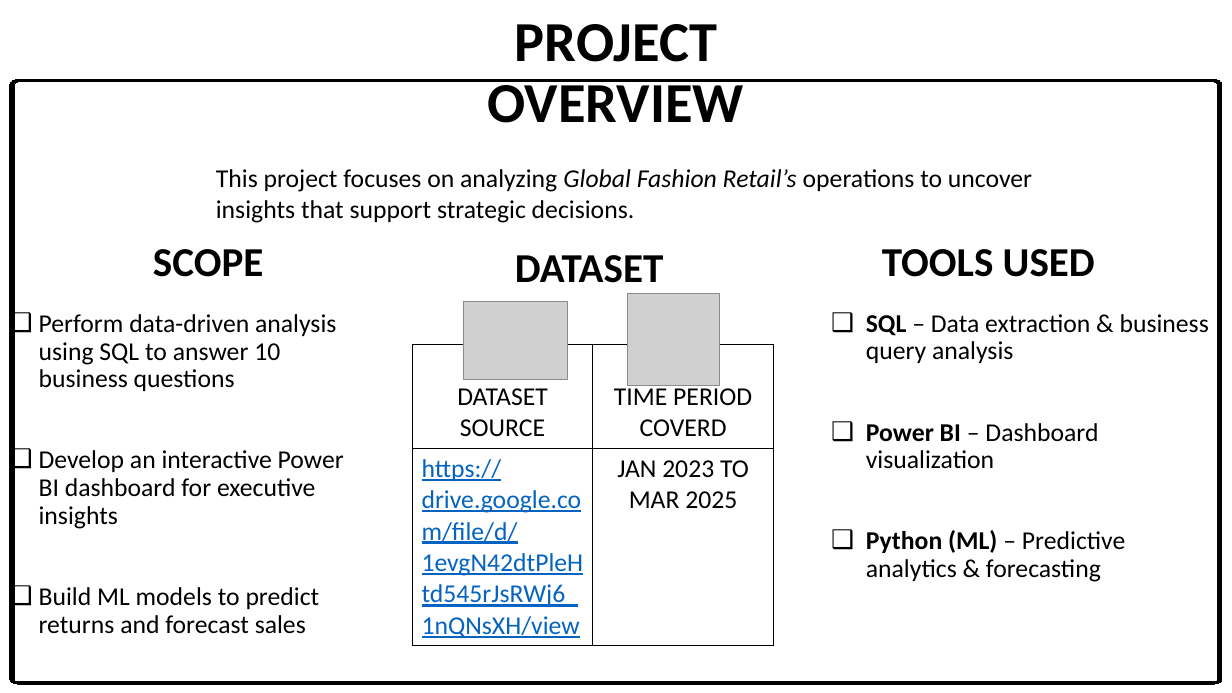
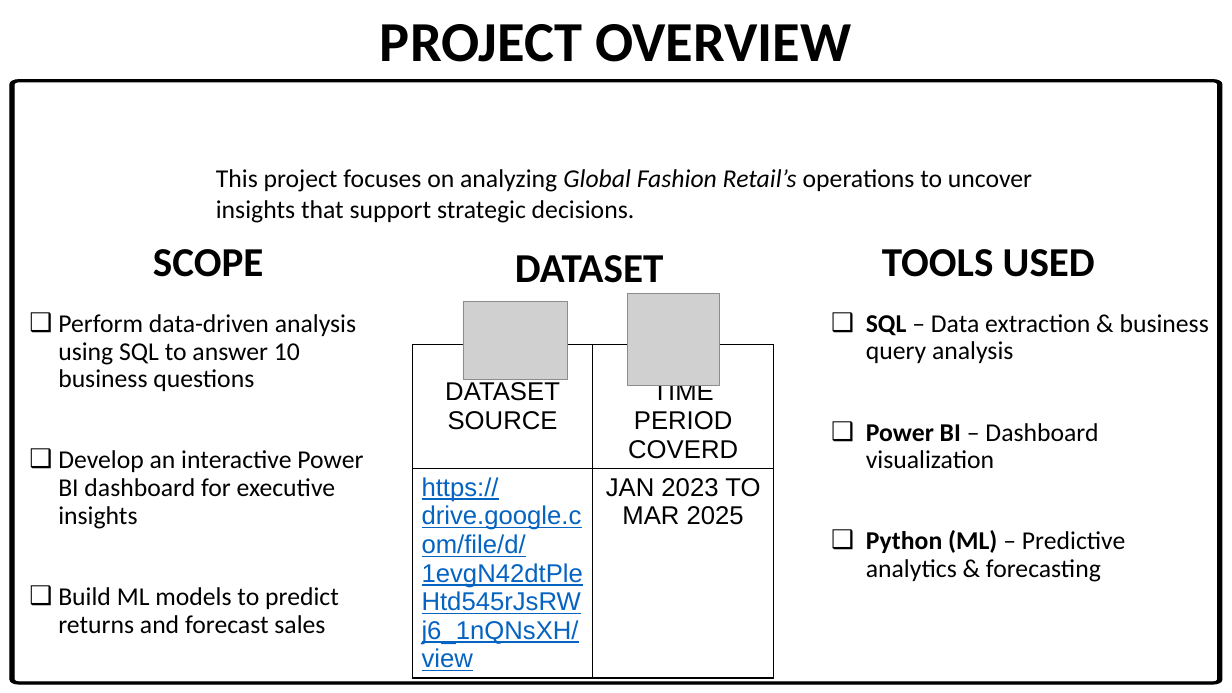
Before and after one commit to parvej1-7alam/WsCube-DAMP-ML-Capstone, a slide deck: slide 4 of Presentation/Capstone_PPT.pptx. Drawn at 1232x693 pixels with LibreOffice and Linux fonts; fonts in the diff are those of the drawing; grey boxes stand for pictures. Boxes give left, top, right and bottom in pixels: in the first picture for what was removed or moved away, otherwise in the second. Text is boxed around its words. In the diff, an @@ line names an element or a change of style, - is before the commit and + after.

```diff
--- a/Presentation/Capstone_PPT.pptx
+++ b/Presentation/Capstone_PPT.pptx
@@ text "PROJECT OVERVIEW" rewrapped from (488,24,744,123) to (380,24,851,62) @@
@@ text "Perform data-driven analysis using SQL ...": place and size @@
-text "Perform data-driven analysis using SQL ..." at (39,314,344,634)
+text "Perform data-driven analysis using SQL ..." at (58,314,363,634)
@@ table at (412,345,773,675) @@
@@ font Calibri to Arial @@
```
Also in this commit, not shown: 34 other slides changed.
